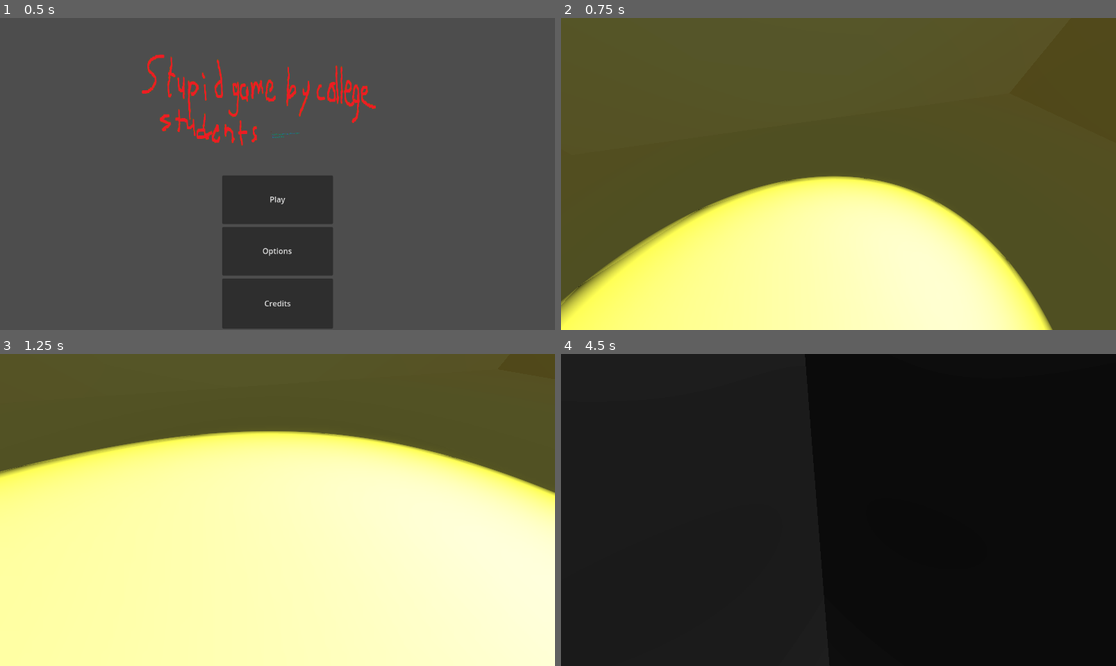
Above: before the commit, frames 1-4 (two rows, left to right).
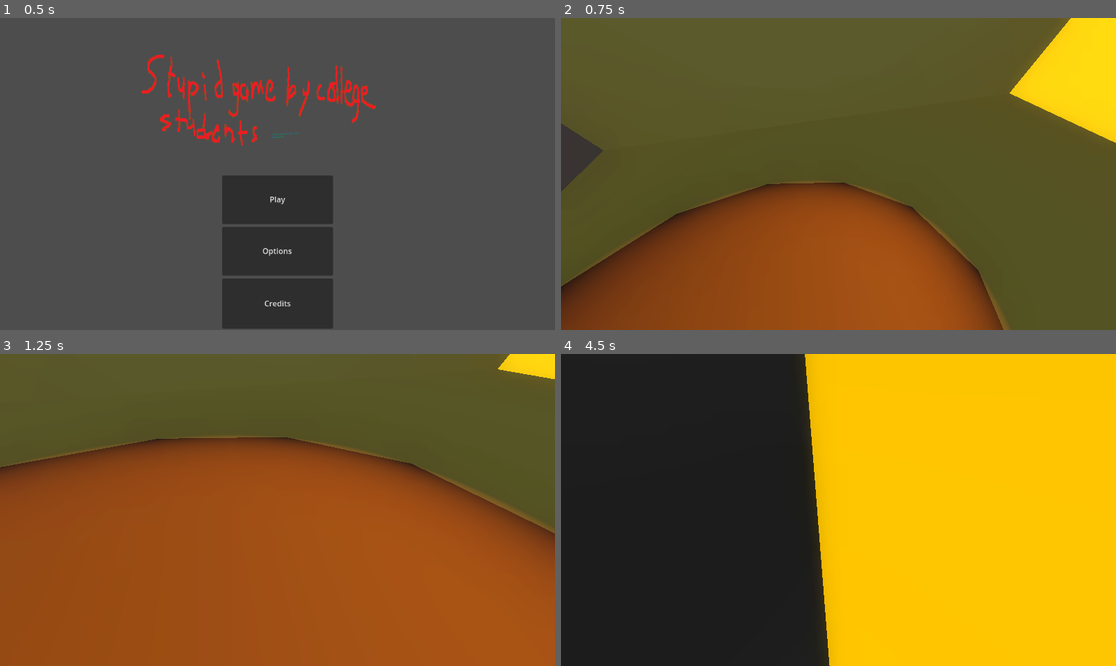
Above: after the commit, the same moments.

Repository: BridgeDeck/collegeproject-game
Game: Godot game, scene res://main.tscn
Same seed, same stepped clock (60 frames per second), same inputs: the game is played once before the commit and once after it.
Inputs (mouse positions are in pixels of both pictures, inside the frame that each line leads up to):
- Up to frame 1 (0.5 s): no input
- Up to frame 2 (0.75 s): click "Play" at 0.5 s
- Up to frame 3 (1.25 s): no input
- Up to frame 4 (4.5 s): tap Space (jump) at 1.25, 1.52, 2, 2.27, 2.75, 3.5, 3.77, 4.25 s; move the mouse to (866, 510) at 1.27 s; hold Shift (dash) 1.28-2.03 s; hold W (forward) from 1.28 s (still down); move the mouse to (810, 510) at 2.02 s; click (810, 510) at 2.1 s; tap Shift (dash) at 2.3, 3.05, 3.8 s; move the mouse to (849, 503) at 2.77 s; hold Right mouse button (action2) 2.78-3.53 s; move the mouse to (832, 516) at 3.52 s; tap E (action3) at 3.6 s; move the mouse to (877, 513) at 4.27 s; hold Ctrl (crouch) from 4.28 s (still down)

Frame 1 is identical in both runs. In frame 2, 38% of the frame differs, in the area x 0-100%, y 0-100%; in frame 3, 70%; in frame 4, 54%.

Commit message:
script for tutorial map and many additions to the map

Diff:
--- /dev/null
+++ b/maps/tutorial.gd
@@ -0,0 +1,36 @@
+@tool
+extends "res://maps/base_map.gd"
+
+@onready var elevator_target_array = [$ObstacleCourse/Elevator/Target1, $ObstacleCourse/Elevator/Target2]
+var elevator_target_array_current:int = 1
+var elevator_target_array_previous:int = 0
+
+const PROGRESS_SECS = 2.5
+@export_range(0.0, PROGRESS_SECS) var elevator_progress = 0.0
+
+func next_elev_target():
+    elevator_target_array_previous = elevator_target_array_current
+    elevator_target_array_current += 1
+    if elevator_target_array_current > elevator_target_array.size()-1:
+        elevator_target_array_current = 0
+func _physics_process(delta: float) -> void:
+    var current_target:Marker3D = elevator_target_array[elevator_target_array_current]
+    var previous_target:Marker3D = elevator_target_array[elevator_target_array_previous]
+
+    if not Engine.is_editor_hint():
+        elevator_progress += delta
+
+    if elevator_progress > PROGRESS_SECS:
+        elevator_progress = 0.0
+        next_elev_target()
+        current_target = elevator_target_array[elevator_target_array_current]
+        previous_target = elevator_target_array[elevator_target_array_previous]
+
+    $ObstacleCourse/Elevator.global_position = previous_target.global_position.lerp(current_target.global_position, elevator_progress/PROGRESS_SECS)
+
+    # if $ObstacleCourse/Elevator.global_position.is_equal_approx(current_target.global_position):
+    #     next_elev_target()
+    #     current_target = elevator_target_array[elevator_target_array_current]
+
+    # $ObstacleCourse/Elevator.velocity = global_position.lerp(current_target.global_position, 0.5)
+    # $ObstacleCourse/Elevator.move_and_slide()
--- a/maps/tutorial.tscn
+++ b/maps/tutorial.tscn
@@ -1,19 +1,23 @@
-[gd_scene load_steps=12 format=3 uid="uid://cndtksx034aae"]
+[gd_scene load_steps=22 format=3 uid="uid://cndtksx034aae"]
 
 [ext_resource type="PackedScene" uid="uid://bq8r8yk47xi2m" path="res://maps/base_map.tscn" id="1_q213a"]
+[ext_resource type="Script" uid="uid://cu1fkvcsy4wfx" path="res://maps/tutorial.gd" id="2_x7mfr"]
 [ext_resource type="PackedScene" uid="uid://cwuightqiopbw" path="res://props/lights/visual_spotlight.tscn" id="3_x7mfr"]
 
 [sub_resource type="Environment" id="Environment_fwf7s"]
-background_mode = 4
+background_mode = 1
 ambient_light_source = 1
 reflected_light_source = 1
 glow_enabled = true
-glow_intensity = 0.95
+glow_intensity = 1.41
+glow_bloom = 0.15
+glow_hdr_threshold = 2.66
 fog_enabled = true
 fog_mode = 1
 fog_light_color = Color(0.172987, 0, 0.00654156, 1)
 fog_light_energy = 0.77
 fog_density = 1.0
+fog_sky_affect = 0.0
 fog_depth_curve = 0.353554
 fog_depth_end = 114.0
 
@@ -42,17 +46,59 @@
 emission_enabled = true
 emission = Color(0.787461, 1, 0.266925, 1)
 
+[sub_resource type="StandardMaterial3D" id="StandardMaterial3D_ju2a6"]
+disable_fog = true
+albedo_color = Color(0.89462, 0.689682, 0, 1)
+emission_enabled = true
+emission = Color(0.847677, 0.652257, 1.54018e-06, 1)
+
+[sub_resource type="StandardMaterial3D" id="StandardMaterial3D_lfi8r"]
+albedo_color = Color(0.973213, 0.506904, 9.62615e-07, 1)
+
+[sub_resource type="StandardMaterial3D" id="StandardMaterial3D_gm6ol"]
+transparency = 1
+albedo_color = Color(0.579691, 0.579691, 0.579691, 1)
+
+[sub_resource type="StandardMaterial3D" id="StandardMaterial3D_tbce6"]
+transparency = 1
+shading_mode = 0
+albedo_color = Color(1, 1, 1, 0.417)
+
 [sub_resource type="ViewportTexture" id="ViewportTexture_x7mfr"]
-viewport_path = NodePath("InstructJump/SubViewport")
+viewport_path = NodePath("Tutorial/InstructJump/SubViewport")
 
 [sub_resource type="ViewportTexture" id="ViewportTexture_2337y"]
-viewport_path = NodePath("InstructCrouch/SubViewport")
-
-[sub_resource type="StandardMaterial3D" id="StandardMaterial3D_gm6ol"]
-transparency = 1
-albedo_color = Color(0.579691, 0.579691, 0.579691, 1)
-
-[node name="BaseMap" instance=ExtResource("1_q213a")]
+viewport_path = NodePath("Tutorial/InstructCrouch/SubViewport")
+
+[sub_resource type="StandardMaterial3D" id="StandardMaterial3D_m6v04"]
+disable_fog = true
+albedo_color = Color(1, 0, 0, 1)
+
+[sub_resource type="BoxShape3D" id="BoxShape3D_2337y"]
+size = Vector3(17.97, 1, 7.72388)
+
+[sub_resource type="StandardMaterial3D" id="StandardMaterial3D_58lna"]
+emission_enabled = true
+emission = Color(2.31028e-06, 0.675114, 0.574202, 1)
+emission_energy_multiplier = 3.29
+
+[sub_resource type="ViewportTexture" id="ViewportTexture_50mgq"]
+viewport_path = NodePath("ObstacleCourse/Platform1/Sprite3D/SubViewport")
+
+[sub_resource type="StandardMaterial3D" id="StandardMaterial3D_4gvda"]
+transparency = 1
+shading_mode = 0
+albedo_color = Color(0.601223, 0.601223, 0.601223, 0.478)
+
+[sub_resource type="StandardMaterial3D" id="StandardMaterial3D_fqkom"]
+albedo_color = Color(0.933831, 0.784326, 0.095294, 1)
+emission_enabled = true
+emission = Color(0.933831, 0.784326, 0.095294, 1)
+emission_energy_multiplier = 1.23
+
+[node name="Tutorial" instance=ExtResource("1_q213a")]
+script = ExtResource("2_x7mfr")
+elevator_progress = 2.5
 
 [node name="DirectionalLight3D" parent="." index="0"]
 layers = 0
@@ -69,8 +115,8 @@
 [node name="MainCharacterEntity" parent="." index="4"]
 transform = Transform3D(1, 0, 0, 0, 1, 0, 0, 0, 1, -0.165247, 5.09178, -12.9252)
 floor_constant_speed = true
+max_dash_allowance = 2.0
 jump_force = 20.0
-air_speed_modifier = 0.001
 
 [node name="CSGBox3D" parent="MainCharacterEntity/DefaultCollision" index="0"]
 material = SubResource("StandardMaterial3D_2337y")
@@ -153,11 +199,13 @@
 height = 1.04883
 
 [node name="SpawnLight" parent="." index="6" instance=ExtResource("3_x7mfr")]
-transform = Transform3D(1, 0, 0, 0, 0.680874, 0.7324, 0, -0.7324, 0.680874, -0.51826, 81.1897, 61.429)
-light_energy = 11.891
+transform = Transform3D(1, 0, 0, 0, 0.648213, 0.761459, 0, -0.761459, 0.648213, -0.518264, 84.6008, 57.07)
+light_color = Color(0.609806, 0.288826, 0.00834193, 1)
+light_energy = 250.0
 shadow_normal_bias = 2.781
 shadow_reverse_cull_face = true
 spot_range = 124.916
+spot_attenuation = 0.0
 spot_angle = 2.57
 spot_angle_attenuation = 0.318642
 
@@ -170,89 +218,170 @@
 
 [node name="OmniLight3D" type="OmniLight3D" parent="MapLantern" index="0"]
 transform = Transform3D(1, 0, 0, 0, 1, 0, 0, 0, 1, 0, 0.5, 0)
-light_energy = 10.64
+light_energy = 26.31
 omni_range = 207.938
-omni_attenuation = 0.76
-
-[node name="InstructJump" type="Sprite3D" parent="." index="8"]
+omni_shadow_mode = 0
+
+[node name="Pointer" parent="." index="8" instance=ExtResource("3_x7mfr")]
+transform = Transform3D(0.885337, 0.0917495, -0.455808, 8.62567e-09, 0.980337, 0.197332, 0.46495, -0.174705, 0.867928, -33.4763, 41.3864, -2.7695)
+visible = false
+light_energy = 16.0
+light_specular = 1.136
+spot_range = 81.0114
+spot_attenuation = 0.0
+spot_angle = 21.9095
+spot_angle_attenuation = 0.707111
+
+[node name="Tutorial" type="Node" parent="." index="9"]
+
+[node name="SpawnWall" type="CSGBox3D" parent="Tutorial" index="0"]
+transform = Transform3D(1, 0, 0, 0, 1, 0, 0, 0, 1, -11.5968, 13.0351, -1.20231)
+use_collision = true
+size = Vector3(2.89551, 26.6074, 47.2043)
+
+[node name="JumpTutorial" type="CSGBox3D" parent="Tutorial" index="1"]
+transform = Transform3D(1, 0, 0, 0, 1, 0, 0, 0, 1, -0.60319, 2.92279, 4)
+use_collision = true
+collision_mask = 0
+size = Vector3(24.4214, 6.84558, 1)
+material = SubResource("StandardMaterial3D_ju2a6")
+
+[node name="CrouchTutorial" type="CSGBox3D" parent="Tutorial" index="2"]
+transform = Transform3D(1, 0, 0, 0, 1, 0, 0, 0, 1, -1.63404, 9.69766, 12.9999)
+use_collision = true
+collision_mask = 0
+size = Vector3(22.5786, 15.6494, 1)
+material = SubResource("StandardMaterial3D_lfi8r")
+
+[node name="SpawnWall2" type="CSGBox3D" parent="Tutorial" index="3"]
+transform = Transform3D(-4.37114e-08, 0, 1, 0, 1, 0, -1, 0, -4.37114e-08, 0.551482, 13.162, -24.3016)
+use_collision = true
+size = Vector3(1.98816, 26.4917, 21.401)
+material = SubResource("StandardMaterial3D_gm6ol")
+
+[node name="SpawnWall3" type="CSGBox3D" parent="Tutorial" index="4"]
+transform = Transform3D(1, 0, 0, 0, 1, 0, 0, 0, 1, 10.1347, 13.1765, -1.23174)
+use_collision = true
+size = Vector3(2.53796, 26.3901, 46.8277)
+
+[node name="Window" type="CSGBox3D" parent="Tutorial" index="5"]
+transform = Transform3D(1, 0, 0, 0, 0.645858, -0.763458, 0, 0.763458, 0.645858, -0.834959, 18.1511, -2.27722)
+use_collision = true
+size = Vector3(10.791, 1, 17.2558)
+material = SubResource("StandardMaterial3D_tbce6")
+
+[node name="CSGBox3D2" type="CSGBox3D" parent="Tutorial" index="6"]
+transform = Transform3D(1, 0, 0, 0, 0.645858, -0.763458, 0, 0.763458, 0.645858, -0.759886, 18.1347, -2.22445)
+use_collision = true
+size = Vector3(19.4519, 1.26416, 20.969)
+
+[node name="CSGBox3D" type="CSGBox3D" parent="Tutorial/CSGBox3D2" index="0"]
+transform = Transform3D(1, 0, 0, 0, 1, 0, 0, 0, 1, 0, -0.123535, 9.53674e-07)
+operation = 2
+size = Vector3(10.791, 3.2334, 17.2558)
+
+[node name="InstructJump" type="Sprite3D" parent="Tutorial" index="7"]
 transform = Transform3D(1, 0, 0, 0, 1, 0, 0, 0, 1, 2, 3, 0)
 billboard = 1
 texture = SubResource("ViewportTexture_x7mfr")
 
-[node name="SubViewport" type="SubViewport" parent="InstructJump" index="0"]
+[node name="SubViewport" type="SubViewport" parent="Tutorial/InstructJump" index="0"]
 transparent_bg = true
 size = Vector2i(317, 44)
 
-[node name="Label" type="Label" parent="InstructJump/SubViewport" index="0"]
+[node name="Label" type="Label" parent="Tutorial/InstructJump/SubViewport" index="0"]
 offset_right = 40.0
 offset_bottom = 23.0
 theme_override_colors/font_color = Color(0, 1, 0, 1)
 theme_override_font_sizes/font_size = 32
 text = "Press SPACE to Jump"
 
-[node name="InstructCrouch" type="Sprite3D" parent="." index="9"]
+[node name="InstructCrouch" type="Sprite3D" parent="Tutorial" index="8"]
 transform = Transform3D(1, 0, 0, 0, 1, 0, 0, 0, 1, 2, 5, 8)
 billboard = 1
 texture = SubResource("ViewportTexture_2337y")
 
-[node name="SubViewport" type="SubViewport" parent="InstructCrouch" index="0"]
+[node name="SubViewport" type="SubViewport" parent="Tutorial/InstructCrouch" index="0"]
 transparent_bg = true
 size = Vector2i(332, 44)
 
-[node name="Label" type="Label" parent="InstructCrouch/SubViewport" index="0"]
+[node name="Label" type="Label" parent="Tutorial/InstructCrouch/SubViewport" index="0"]
 offset_right = 40.0
 offset_bottom = 23.0
 theme_override_colors/font_color = Color(0, 1, 0, 1)
 theme_override_font_sizes/font_size = 32
 text = "Press CTRL to Crouch"
 
-[node name="Pointer" parent="." index="10" instance=ExtResource("3_x7mfr")]
-transform = Transform3D(-4.28519e-08, 0.197332, -0.980337, 8.62567e-09, 0.980337, 0.197332, 1, 0, -4.37114e-08, -26.2247, 41.3864, -17.3768)
-light_energy = 100.0
-light_specular = 1.136
-spot_range = 130.503
+[node name="CSGBox3D" type="CSGBox3D" parent="Tutorial" index="9"]
+transform = Transform3D(1, 0, 0, 0, 1, 0, 0, 0, 1, -0.52771, 0, 13.6059)
+size = Vector3(19.4768, 1, 18.3328)
+material = SubResource("StandardMaterial3D_m6v04")
+
+[node name="CrouchIndicator" parent="Tutorial" index="10" instance=ExtResource("3_x7mfr")]
+transform = Transform3D(1, 0, 0, 0, 0.912955, 0.408059, 0, -0.408059, 0.912955, -1.90735e-06, 12.7488, 60.4062)
+light_energy = 144.989
+spot_range = 56.4068
 spot_attenuation = 0.0
-spot_angle = 21.9095
-spot_angle_attenuation = 0.707111
-
-[node name="Platforms" type="Node" parent="." index="11"]
-
-[node name="SpawnWall" type="CSGBox3D" parent="Platforms" index="0"]
-transform = Transform3D(1, 0, 0, 0, 1, 0, 0, 0, 1, -15.149, 8.06554, -9.845)
-use_collision = true
-size = Vector3(10, 16.6683, 46.828)
-
-[node name="JumpTutorial" type="CSGBox3D" parent="Platforms" index="1"]
-transform = Transform3D(1, 0, 0, 0, 1, 0, 0, 0, 1, -0.946228, 2.92279, 4)
-use_collision = true
+visual_light_transparency = 0.218
+
+[node name="ObstacleCourse" type="Node" parent="." index="10"]
+
+[node name="Elevator" type="AnimatableBody3D" parent="ObstacleCourse" index="0"]
+transform = Transform3D(1, 0, 0, 0, 1, 0, 0, 0, 1, 0, 30.1502, 27.1337)
 collision_mask = 0
-size = Vector3(25.1075, 6.84558, 1)
-
-[node name="CrouchTutorial" type="CSGBox3D" parent="Platforms" index="2"]
-transform = Transform3D(1, 0, 0, 0, 1, 0, 0, 0, 1, -1.92576, 9.39583, 12.9999)
-use_collision = true
-collision_mask = 0
-size = Vector3(23.162, 16.2531, 1)
-
-[node name="Ramp" type="CSGBox3D" parent="Platforms" index="3"]
-transform = Transform3D(0.707107, 0.707107, 0, -0.707107, 0.707107, 0, 0, 0, 1, -15.0613, 4.12938, 16.127)
-use_collision = true
-size = Vector3(13.87, 1.04993, 6.74609)
-
-[node name="Platform" type="CSGBox3D" parent="Platforms/Ramp" index="0"]
-transform = Transform3D(0.707107, -0.707107, 0, 0.707107, 0.707107, 0, 0, 0, 1, -11.579, -5, -23.021)
-use_collision = true
-size = Vector3(14, 1, 52.789)
-
-[node name="SpawnWall2" type="CSGBox3D" parent="Platforms" index="4"]
-transform = Transform3D(-4.37114e-08, 0, 1, 0, 1, 0, -1, 0, -4.37114e-08, 13.313, 9.235, -28.323)
-use_collision = true
-size = Vector3(10.031, 14.695, 46.924)
-material = SubResource("StandardMaterial3D_gm6ol")
-
-[node name="SpawnWall3" type="CSGBox3D" parent="Platforms" index="5"]
-transform = Transform3D(1, 0, 0, 0, 1, 0, 0, 0, 1, 10.1347, 7.99164, -1.23174)
-use_collision = true
-size = Vector3(2.53796, 16.0204, 46.8277)
+input_ray_pickable = false
+
+[node name="CollisionShape3D" type="CollisionShape3D" parent="ObstacleCourse/Elevator" index="0"]
+shape = SubResource("BoxShape3D_2337y")
+
+[node name="CSGBox3D" type="CSGBox3D" parent="ObstacleCourse/Elevator/CollisionShape3D" index="0"]
+size = Vector3(17.97, 1, 7.72388)
+material = SubResource("StandardMaterial3D_58lna")
+
+[node name="Target1" type="Marker3D" parent="ObstacleCourse/Elevator" index="1"]
+transform = Transform3D(1, 0, 0, 0, 1, 0, 0, 0, 1, 0, 0.365717, 27.1337)
+top_level = true
+
+[node name="Target2" type="Marker3D" parent="ObstacleCourse/Elevator" index="2"]
+transform = Transform3D(1, 0, 0, 0, 1, 0, 0, 0, 1, 0, 30.1502, 27.1337)
+top_level = true
+
+[node name="Platform1" type="CSGBox3D" parent="ObstacleCourse" index="1"]
+transform = Transform3D(1, 0, 0, 0, 1, 0, 0, 0, 1, 17.8266, 30.5458, 26.4518)
+use_collision = true
+size = Vector3(17.7231, 1, 8.09314)
+
+[node name="Sprite3D" type="Sprite3D" parent="ObstacleCourse/Platform1" index="0"]
+transform = Transform3D(1, 0, 0, 0, 1, 0, 0, 0, 1, 7.49964, 4.88724, 0)
+billboard = 1
+texture = SubResource("ViewportTexture_50mgq")
+
+[node name="SubViewport" type="SubViewport" parent="ObstacleCourse/Platform1/Sprite3D" index="0"]
+transparent_bg = true
+size = Vector2i(312, 47)
+
+[node name="Label" type="Label" parent="ObstacleCourse/Platform1/Sprite3D/SubViewport" index="0"]
+offset_right = 40.0
+offset_bottom = 23.0
+theme_override_colors/font_color = Color(0, 1, 0, 1)
+theme_override_font_sizes/font_size = 32
+text = "Press SHIFT to Dash"
+
+[node name="Seperator" type="CSGBox3D" parent="ObstacleCourse" index="2"]
+transform = Transform3D(1, 0, 0, 0, 1, 0, 0, 0, 1, 17.7942, 39.6176, 21.5673)
+use_collision = true
+size = Vector3(17.8748, 17.562, 2.14014)
+material = SubResource("StandardMaterial3D_4gvda")
+
+[node name="Platform2" type="CSGBox3D" parent="ObstacleCourse" index="3"]
+transform = Transform3D(1, 0, 0, 0, 1, 0, 0, 0, 1, 13.7596, 30.5458, 16.6569)
+use_collision = true
+size = Vector3(9.58923, 1, 8.09314)
+material = SubResource("StandardMaterial3D_fqkom")
+
+[node name="Seperator2" type="CSGBox3D" parent="ObstacleCourse" index="4"]
+transform = Transform3D(-4.37114e-08, 0, 1, 0, 1, 0, -1, 0, -4.37114e-08, 9.89731, 39.8151, 13.5809)
+use_collision = true
+size = Vector3(18.3012, 17.9571, 2.14014)
 
 [editable path="MainCharacterEntity"]
Not shown, added: maps/tutorial.gd.uid
